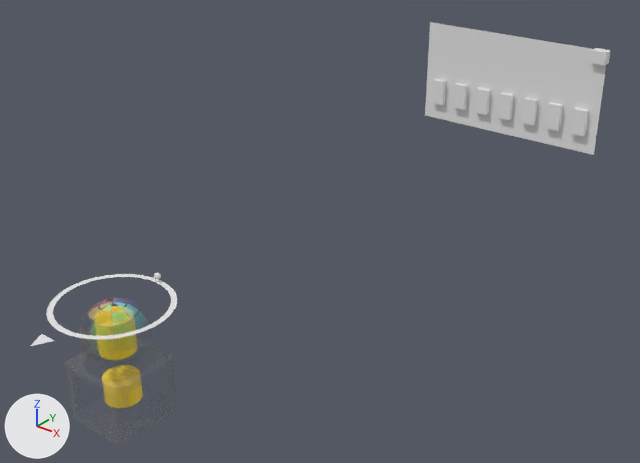
One commit to the FBX model cball/models/oO-cball.fbx: the scene before it, then after it.
Rendered twice from a camera (50 mm lens) standing at (1.94, -1.422, 2.37) and looking at (-0.036, 1.048, 0.839). Arrows for +X, +Y and +Z are at lower left; the lights stay in place. Objects named as collision shapes, trigger or cutter boxes, shadow casters or lower levels of detail are left out. Where no turn or scale is listed for an object, it has been applied to the vertices.

The first picture shows 'ball-cup-light', 'cball', 'cball-light', 'cball-settings-panel', 'impact-force-gauge', 'impact-spin-gauge'.
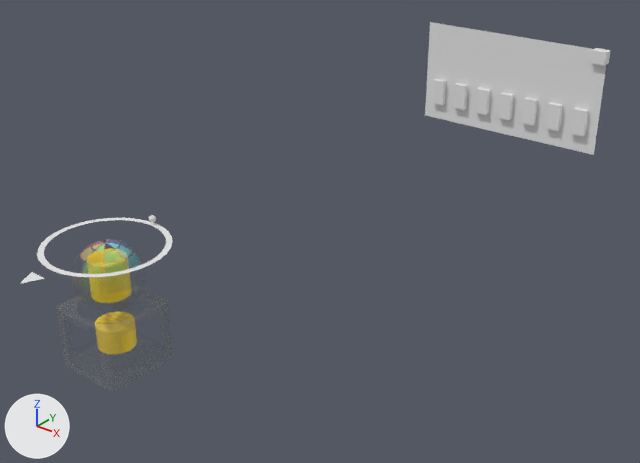
The change in detail:
Object 'impact-force-gauge' (ob_impact_force_gauge) moves from (0.0, 0.0, 0.9) to (0.0, 0.0, 1.1).
Object 'ball-cup' (ob_ball_cup) moves from (0.0, 0.0, 0.7) to (0.0, 0.0, 0.9).
Object 'impact-spin-gauge' (ob_impact_spin_gauge) moves from (0.0, 0.0, 0.9) to (0.0, 0.0, 1.1).
Object 'cball' (ob_cball) moves from (0.0, 0.0, 0.9) to (0.0, 0.0, 1.1).

Boxes [x1, y1, x2, y2] around the edits, measured in the pictures (640 x 463 px):
'cball-light', moved
    before: [94, 306, 138, 360]
    after: [87, 248, 132, 303]
'ball-cup-light', moved
    before: [102, 365, 143, 408]
    after: [95, 312, 137, 355]
'impact-force-gauge', moved
    before: [31, 274, 177, 346]
    after: [20, 218, 173, 284]
'cball', moved
    before: [90, 302, 138, 323]
    after: [82, 243, 132, 263]
'impact-spin-gauge', moved
    before: [154, 273, 161, 280]
    after: [149, 215, 156, 223]
